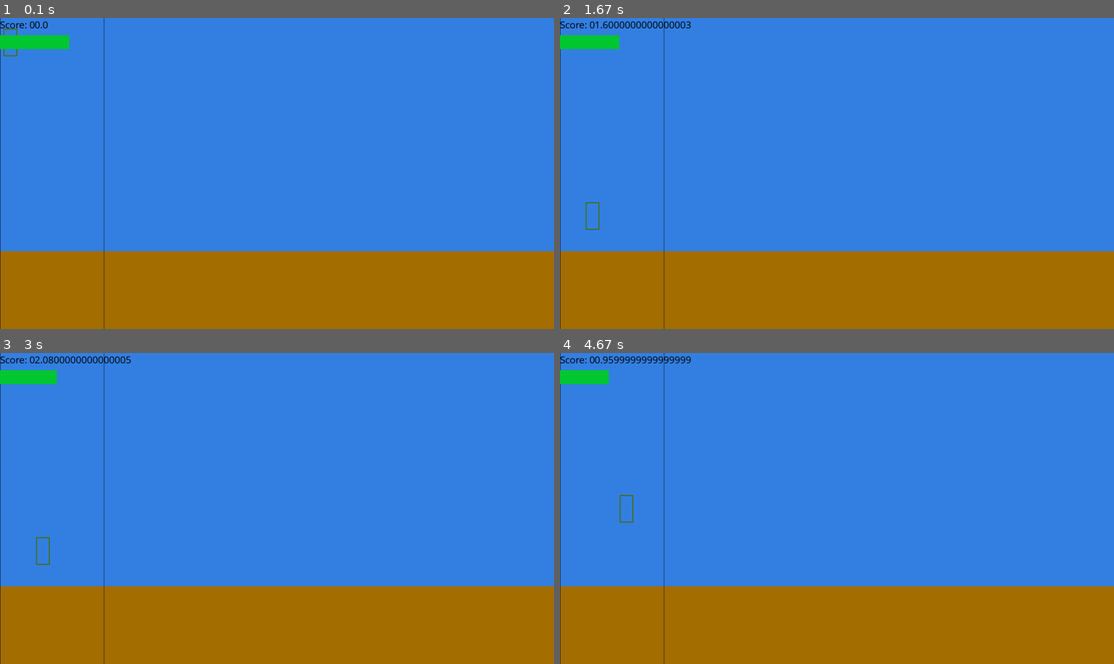
Above: before the commit, frames 1-4 (two rows, left to right).
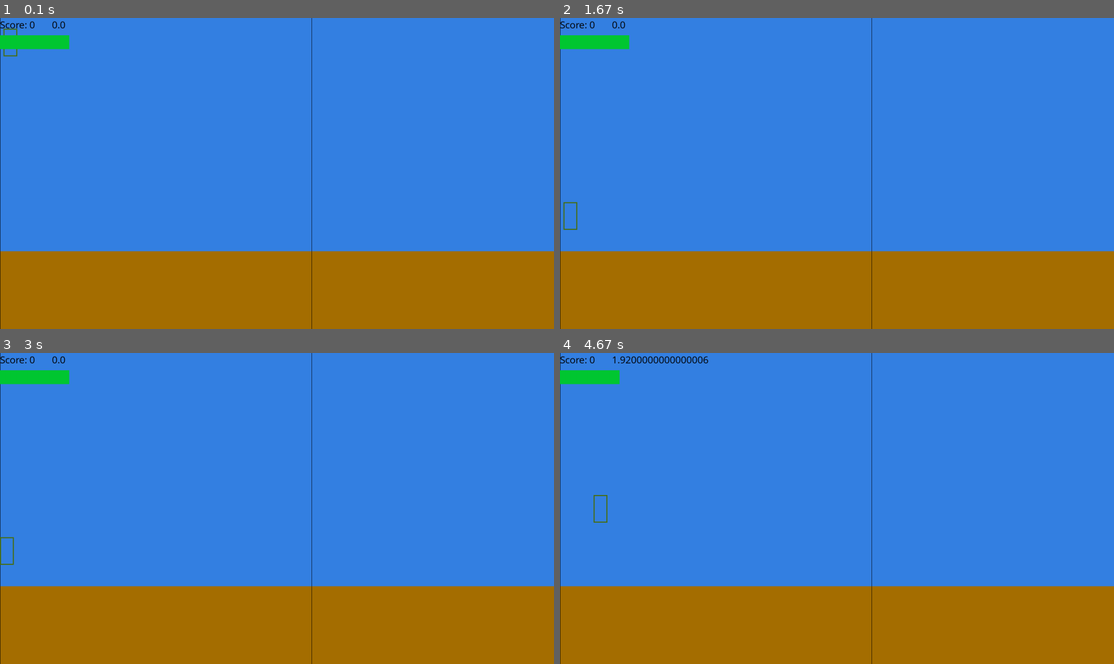
Above: after the commit, the same moments.

Repository: D3t3rm1nat1on/OurGame_PyGame
Game: pygame game, started from src/main.py
Two runs of this game, one before a commit and one after it. Both use one fixed random seed, a clock stepped at 60 frames per second and the inputs below.
Inputs:
- Up to frame 1 (0.1 s): no input
- Up to frame 2 (1.67 s): hold Right 0.33-0.8 s; hold Up 0.83-1.3 s; hold Right from 1.33 s (still down)
- Up to frame 3 (3 s): release Right at 1.8 s; hold Down 1.83-2.13 s; hold Up 2.17-2.53 s; hold Right from 2.57 s (still down)
- Up to frame 4 (4.67 s): release Right at 3.2 s; hold Down 3.23-3.6 s; hold Right 3.63-4.1 s; hold Up 4.13-4.43 s; hold Right from 4.47 s (still down)

The runs differ from the first frame. In frame 1, 0.4% of the frame differs, in the area x 6-57%, y 0-100%; in frame 2, 0.8%; in frame 3, 0.8%; in frame 4, 0.9%.

Commit message:
refactor + moving some player movement into commands

Diff:
--- a/src/command/Command.py
+++ b/src/command/Command.py
@@ -1,4 +1,9 @@
 class Command:
+    complete: bool
+
+    def __init__(self):
+        pass
+
     def run(self):
         raise NotImplementedError()
 
--- a/src/command/CrouchCommand.py
+++ b/src/command/CrouchCommand.py
@@ -3,6 +3,7 @@
 
 class CrouchCommand(Command):
     def __init__(self, state, unit):
+        super().__init__()
         self.state = state
         self.unit = unit
 
--- a/src/command/JumpCommand.py
+++ b/src/command/JumpCommand.py
@@ -5,6 +5,7 @@
 
 class JumpCommand(Command):
     def __init__(self, state, unit):
+        super().__init__()
         self.state = state
         self.unit = unit
 
--- a/src/command/MoveCommand.py
+++ b/src/command/MoveCommand.py
@@ -11,6 +11,7 @@
     state: GameState
 
     def __init__(self, state, unit):
+        super().__init__()
         self.state = state
         self.unit = unit
 
--- a/src/command/MovePlayerCommand.py
+++ b/src/command/MovePlayerCommand.py
@@ -13,3 +13,10 @@
             player.position.x = self.state.border_left
         if player.rect_collision.right >= self.state.border_right:
             player.position.x = self.state.border_right - self.unit.rect_collision.size[0]
+
+        # замедляется без спринта
+        if not player.is_sprinting and player.speed.x > 0 and self.on_ground(self.state, player):
+            if player.speed.x > 0.16:
+                player.speed.x -= 0.16
+            else:
+                player.speed.x = 0
--- a/src/command/SprintCommand.py
+++ b/src/command/SprintCommand.py
@@ -6,8 +6,15 @@
     player: Player
 
     def __init__(self, state, player):
+        super().__init__()
         self.state = state
         self.player = player
 
     def run(self):
         self.player.is_sprinting = True
+        if self.player.is_sprinting and self.player.stamina >= 0.5 and self.on_ground(self.state, self.player):
+            self.player.sprint()
+        else:
+            self.player.stamina += 0.3
+            if self.player.stamina > 100.0:
+                self.player.stamina = 100.0
--- a/src/main.py
+++ b/src/main.py
@@ -1,16 +1,19 @@
 import os
+from typing import List, Any
 
 import pygame
 from pygame.math import Vector2
 
 import src.state as states
-from src.command import JumpCommand, MovePlayerCommand, MoveEnemyCommand, CrouchCommand, SprintCommand
+from src.command import *
 from src.state import GameState
 
 os.environ['SDL_VIDEO_CENTERED'] = '1'
 
 
 class GameWindow:
+    commands: List[Command]
+
     def __init__(self):
         pygame.init()
         self.window_proportion = 1
@@ -57,8 +60,7 @@
                     command = CrouchCommand(self.state, self.player)
                     self.commands.append(command)
                 elif event.key == pygame.K_RIGHT:
-                    command = SprintCommand(self.state, self.player)
-                    self.commands.append(command)
+                    self.player.is_sprinting = True
             elif event.type == pygame.KEYUP:
                 if event.key == pygame.K_DOWN:
                     if self.player.is_crouching:
@@ -69,6 +71,10 @@
                 if event.key == pygame.K_RIGHT:
                     if self.player.is_sprinting:
                         self.player.is_sprinting = False
+
+        if self.player.is_sprinting:
+            command = SprintCommand(self.state, self.player)
+            self.commands.append(command)
 
         command = MovePlayerCommand(self.state, self.player)
         self.commands.append(command)
@@ -108,7 +114,7 @@
 
         text = "Score: " + str(self.state.score)
         self.window.blit(pygame.font.SysFont('Comic Sans MS', 30).render(text, True, (0, 0, 0)), (0, 0))
-        self.window.blit(pygame.font.SysFont('Comic Sans MS', 30).render(str(self.player.speed.x), True, (0, 0, 0)), (100, 0))
+        self.window.blit(pygame.font.SysFont('Comic Sans MS', 30).render(str(self.player.speed.x), True, (0, 0, 0)), (150, 0))
 
         pygame.draw.rect(self.window, (0, 200, 50), (0, 50, self.player.stamina * 2, 40))
 
--- a/src/state/GameState.py
+++ b/src/state/GameState.py
@@ -21,7 +21,7 @@
         self.ground = Vector2(0, 675)
         self.gravity = Vector2(0, 0.5)
         self.border_left = 0
-        self.border_right = 300
+        self.border_right = 900
 
         self.player = Unit(full_size=Vector2(40, 80))
         self.enemies = []
--- a/src/state/Player.py
+++ b/src/state/Player.py
@@ -20,16 +20,6 @@
         self.stamina -= 0.5
 
     def unique_movement(self):
-        if self.is_sprinting and self.stamina >= 0.5:
-            self.sprint()
-        else:
-            self.stamina += 0.3
-            if self.stamina > 100.0:
-                self.stamina = 100.0
-            if self.speed.x > 0:
-                if self.speed.x > 0.16:
-                    self.speed.x -= 0.16
-                else:
-                    self.speed.x = 0
+        # предел скорости
         if self.speed.x > self.max_speed_x:
             self.speed.x = self.max_speed_x
